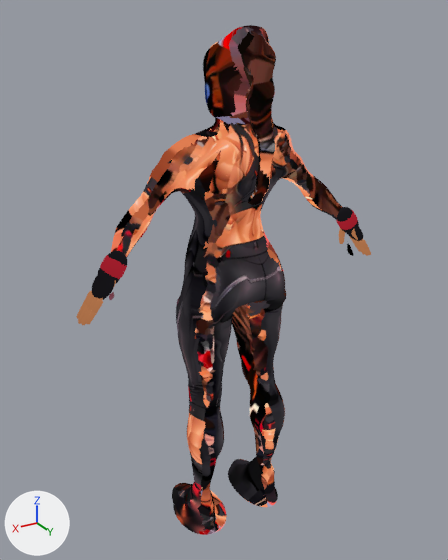
The glTF model assets/blender/exports/trainer_avatar.glb as it was, and as the next commit left it.
Camera for both pictures: a 50 mm camera at (0.977, 1.56, 1.708) aimed at (0.015, -0.044, 0.906). Every picture has the same lights, and +X, +Y and +Z are marked at lower left. The first picture is the older version. Vertices at exactly the same position are counted once.

Names of what the first picture shows: 'trainer_avatar'.
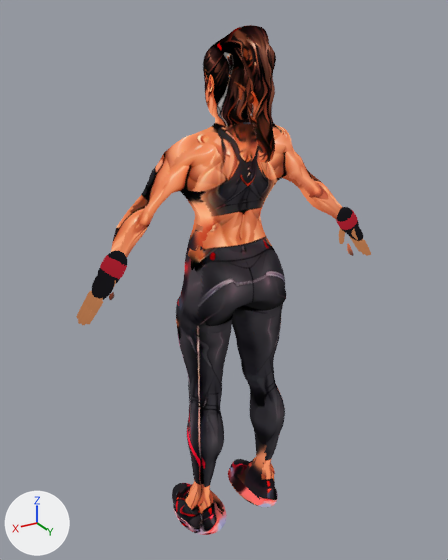
Boxes [x1, y1, x2, y2] around the edits, measured in the pictures (448 x 560 px; the box of a moved part takes in the faces that stretch with it):
part 1 of me_trainer_avatar, moved or reshaped
    before: [178, 30, 289, 487]
    after: [126, 30, 348, 528]
part 2 of me_trainer_avatar, surface changed
    both: [109, 25, 353, 535]

The change in detail:
me_trainer_avatar is used by ob_trainer_avatar; location (0.0, 0.0, 0.0).
me_trainer_avatar had 13426 vertices, 26726 faces and spanned x -0.53..0.53, y -0.17..0.17, z -0.01..1.68.
me_trainer_avatar now has 13411 vertices, 26694 faces and spans x -0.53..0.53, y -0.17..0.17, z -0.01..1.68.
me_trainer_avatar part 1: 63 vertices moved within x -0.23..0.39, y -0.17..0.17, z 0.03..1.66; 272 vertices removed from x -0.16..0.39, y -0.17..0.17, z 0.0..1.63; 257 vertices added at x -0.44..0.45, y -0.17..0.17, z 0.0..1.65.
me_trainer_avatar part 2: 20726 kept faces spanning x -0.47..0.45, y -0.17..0.17, z -0.01..1.68 get new texture (UV) coordinates.
